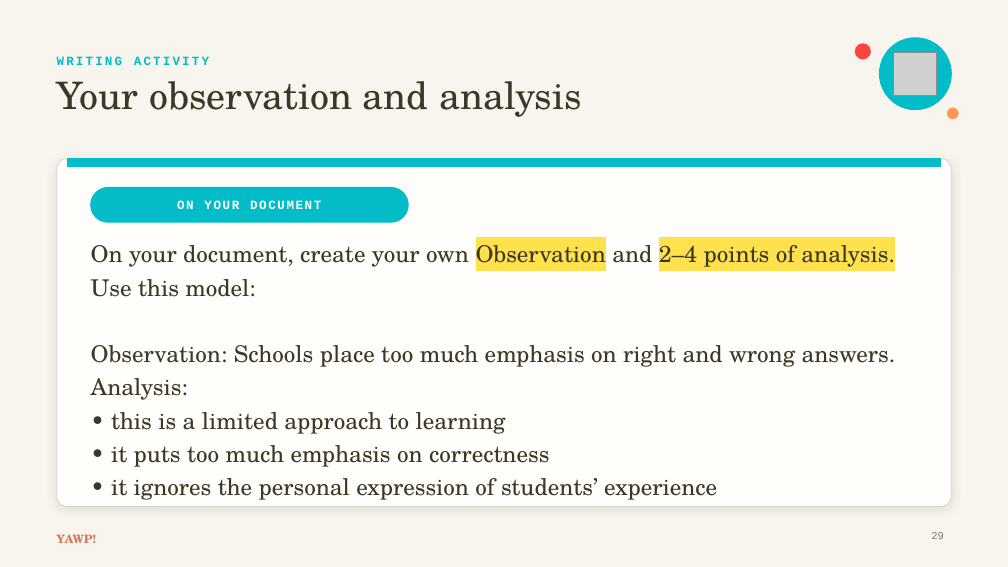
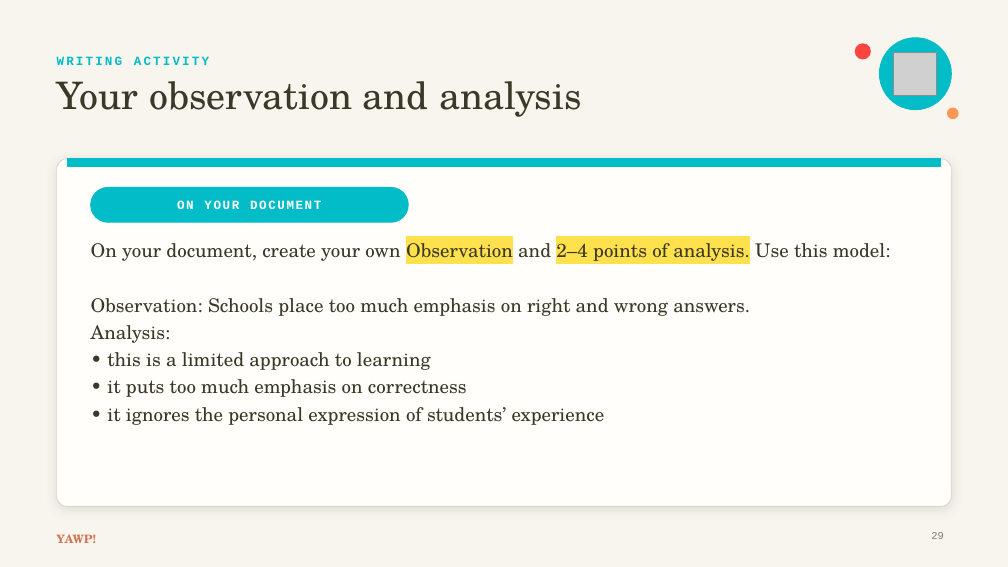
Before and after one commit to The-Connell-School/yawp, a slide deck: slide 29 of docs/decks/thesis-driven-essay/lesson-3-thesis-statement.pptx. Drawn at 1008x567 pixels with LibreOffice and Linux fonts; fonts in the diff are those of the drawing; grey boxes stand for pictures. Boxes give left, top, right and bottom in pixels: in the first picture for what was removed or moved away, otherwise in the second. Text is boxed around its words. In the diff, an @@ line names an element or a change of style, - is before the commit and + after.

```diff
--- a/docs/decks/thesis-driven-essay/lesson-3-thesis-statement.pptx
+++ b/docs/decks/thesis-driven-essay/lesson-3-thesis-statement.pptx
@@ text "On your document, create your ..." at [91,243,891,425]: size 22 to 18 pt @@
```
Also in this commit, not shown: 9 other files.
